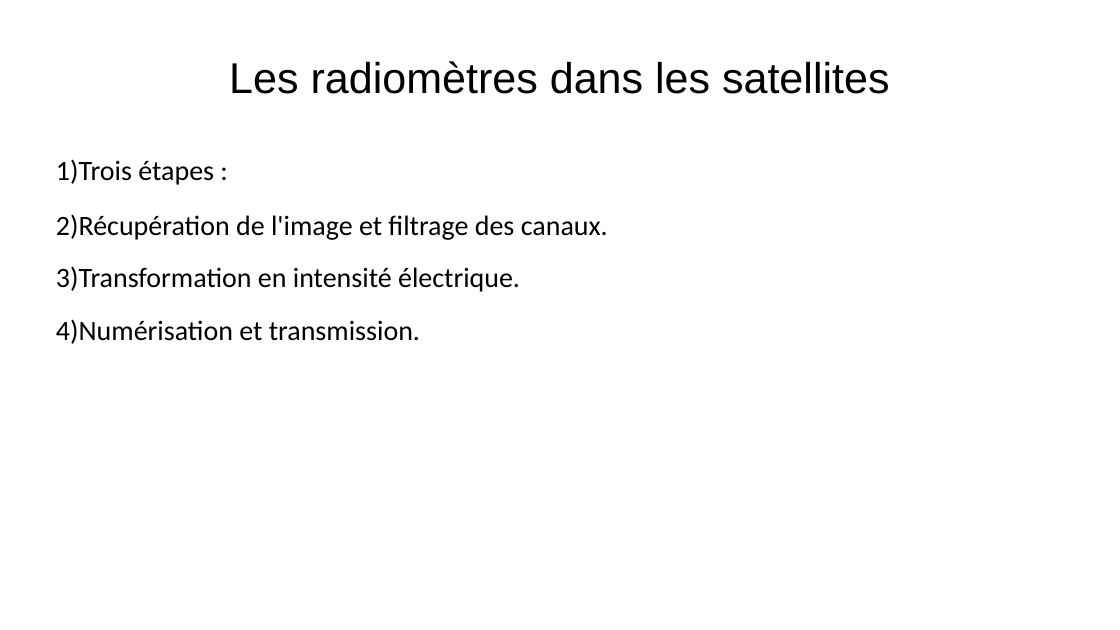
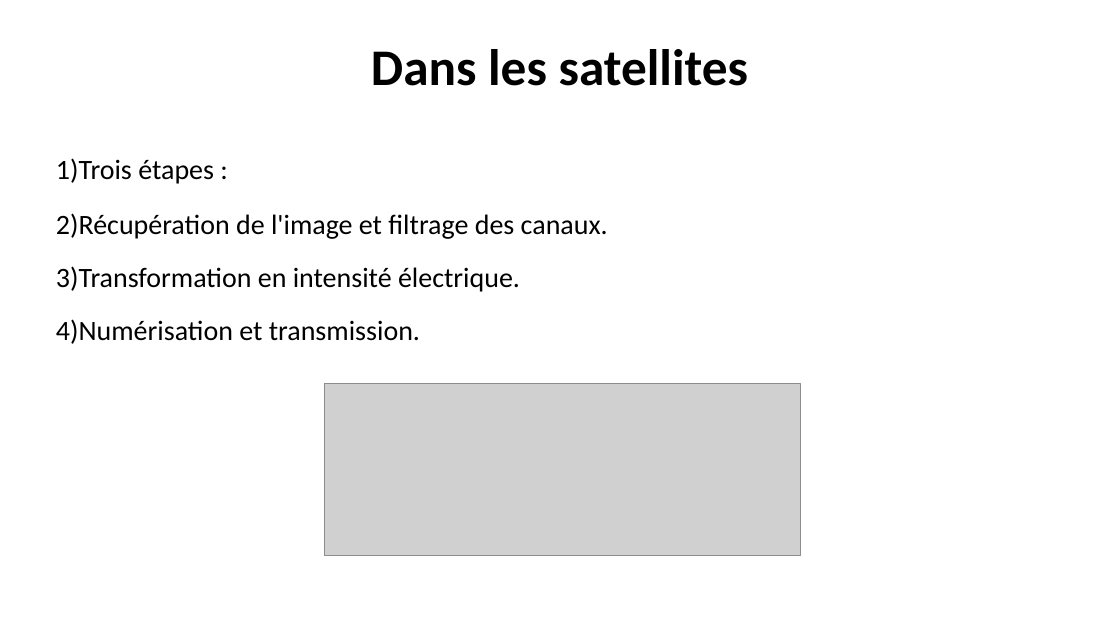
Before and after one commit to Apolerag/Cours_M2, a slide deck: slide 9 of AATI/Présentation/presentation_argoud_chemier.pptx (slide 8 before the commit). Drawn at 1120x630 pixels with LibreOffice and Linux fonts; fonts in the diff are those of the drawing; grey boxes stand for pictures; background and template pictures are left out. Boxes give left, top, right and bottom in pixels: in the first picture for what was removed or moved away, otherwise in the second. Text is boxed around its words. In the diff, an @@ line names an element or a change of style, - is before the commit and + after.

```diff
--- a/AATI/Présentation/presentation_argoud_chemier.pptx
+++ b/AATI/Présentation/presentation_argoud_chemier.pptx
@@ text at bbox=[371, 49, 748, 86]: text changed; size 36.9 to 44 pt; font Arial to Calibri; bold on @@
-Les radiomètres dans les satellites
+Dans les satellites
@@ picture added at bbox=[324, 384, 801, 556] @@
```
Also in this commit, not shown: 14 other slides changed, 1 slide removed, 5 other files.
